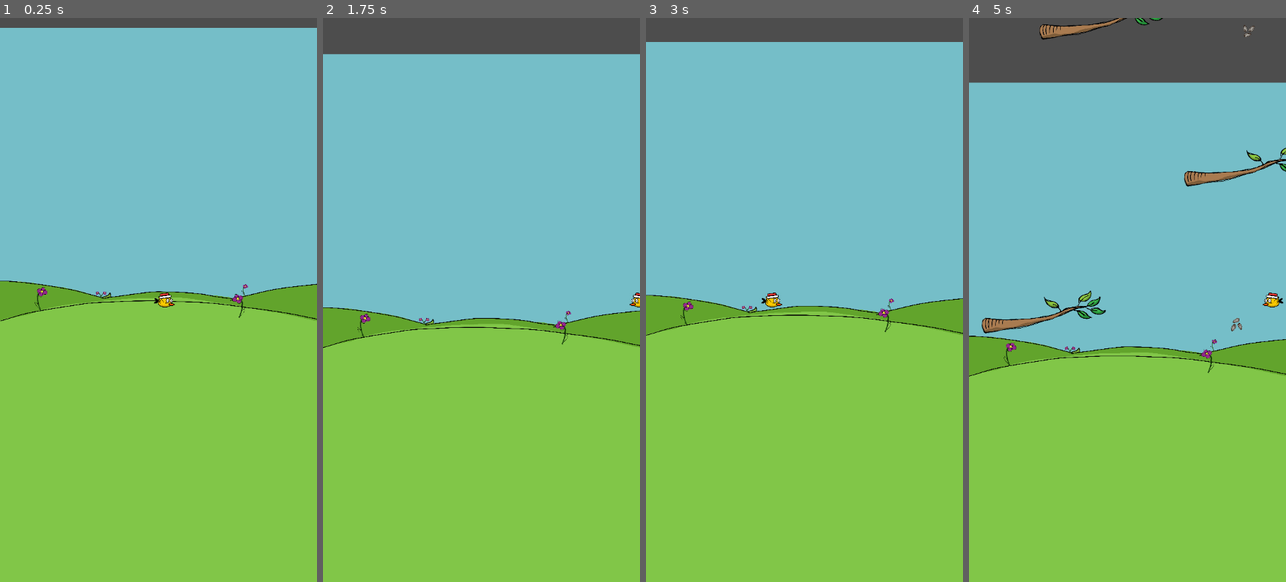
Above: before the commit, frames 1-4 (left to right).
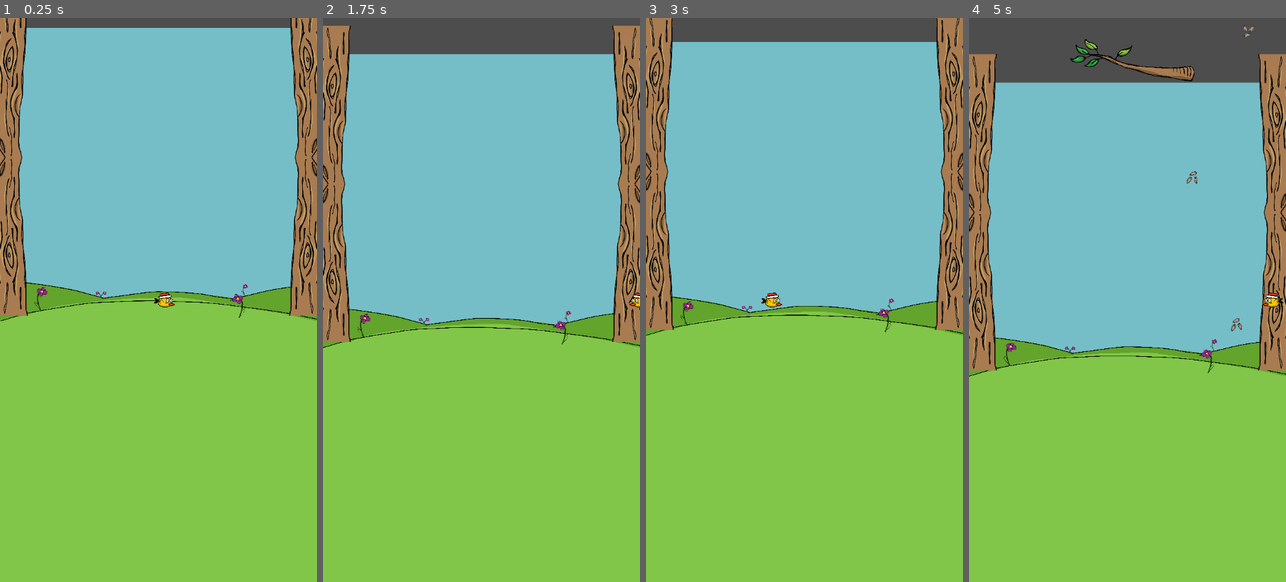
Above: after the commit, the same moments.

Repository: TeoRodriguezC/poyo
Game: Godot game, scene res://nibel.tscn
Two runs of this game, one before a commit and one after it. Both use one fixed random seed, a clock stepped at 60 frames per second and the inputs below.
Inputs:
- Up to frame 1 (0.25 s): no input
- Up to frame 2 (1.75 s): hold Right (movderecha) 0.53-1.28 s; hold Left (movizquierda) from 1.28 s (still down)
- Up to frame 3 (3 s): release Left (movizquierda) at 2.03 s; hold Right (movderecha) from 2.03 s (still down)
- Up to frame 4 (5 s): release Right (movderecha) at 3.53 s; hold Left (movizquierda) from 3.53 s (still down)

The runs differ from the first frame. In frame 1, 7.8% of the frame differs, in the area x 0-100%, y 0-53%; in frame 2, 8.3%; in frame 3, 8.2%; in frame 4, 10%, in the area x 0-100%, y 0-63%.

Commit message:
troncolo
troncolo y ramas q bajan diferentes belocidates

Diff:
--- /dev/null
+++ b/checa los puntos si me muero y esas cosas.gd
@@ -0,0 +1,15 @@
+extends Node
+
+var poyo : Node2D
+var alturapoyo : float
+var alturagrande : int
+func _ready():
+	poyo = get_tree().get_first_node_in_group("poyojuegador")
+
+func _process(delta):
+	alturapoyo = poyo.position.y
+	var alturaint = int (alturapoyo / -10 )
+
+	if(alturagrande < alturaint):
+		alturagrande  = alturaint
+		print(alturagrande)
--- a/nibel.tscn
+++ b/nibel.tscn
@@ -1,12 +1,13 @@
-[gd_scene load_steps=9 format=3 uid="uid://7qo3a0s7rctw"]
+[gd_scene load_steps=10 format=3 uid="uid://7qo3a0s7rctw"]
 
 [ext_resource type="Script" path="res://Camera2D.gd" id="1_33jlh"]
-[ext_resource type="PackedScene" uid="uid://b2tgd7eoknerk" path="res://arbolo.tscn" id="1_s8brp"]
 [ext_resource type="PackedScene" uid="uid://cov2yjk0xyac3" path="res://poyo.tscn" id="2_cfdev"]
 [ext_resource type="PackedScene" uid="uid://b2vm8nhni5dut" path="res://TIRADOR.tscn" id="3_76ypa"]
 [ext_resource type="PackedScene" uid="uid://87lpwkdidpq0" path="res://sib.tscn" id="3_cmojp"]
 [ext_resource type="PackedScene" uid="uid://6jntn27hygak" path="res://ramola.tscn" id="5_scucw"]
 [ext_resource type="Texture2D" uid="uid://cpm4e0psypqbp" path="res://pastovo.png" id="7_twuig"]
+[ext_resource type="PackedScene" uid="uid://cqskgaksmyq15" path="res://paret.tscn" id="8_j1umw"]
+[ext_resource type="Script" path="res://checa los puntos si me muero y esas cosas.gd" id="8_wbvri"]
 
 [sub_resource type="RectangleShape2D" id="RectangleShape2D_s8ahd"]
 size = Vector2(6987.34, 273.883)
@@ -16,29 +17,15 @@
 [node name="Camera2D" type="Camera2D" parent="."]
 script = ExtResource("1_33jlh")
 
-[node name="ARBOLO" parent="." instance=ExtResource("1_s8brp")]
-position = Vector2(-261, 382)
-
 [node name="POYO" parent="." groups=["poyojuegador"] instance=ExtResource("2_cfdev")]
 z_index = 100
 position = Vector2(12, -32)
-
-[node name="ARBOLO2" parent="." instance=ExtResource("1_s8brp")]
-position = Vector2(-271, 10)
-
-[node name="ARBOLO3" parent="." instance=ExtResource("1_s8brp")]
-position = Vector2(259, 196)
-scale = Vector2(-1, 1)
 
 [node name="tirarsib" parent="." instance=ExtResource("3_76ypa")]
 OCJETO = ExtResource("3_cmojp")
 
 [node name="tirarsib2" parent="." instance=ExtResource("3_76ypa")]
 OCJETO = ExtResource("5_scucw")
-
-[node name="RAMOLA" parent="." instance=ExtResource("5_scucw")]
-position = Vector2(-180, 221)
-velocidatsib = 1
 
 [node name="Pastovo" type="Sprite2D" parent="."]
 position = Vector2(1, -205)
@@ -49,7 +36,6 @@
 
 [node name="CollisionShape2D" type="CollisionShape2D" parent="Pastovo/StaticBody2D"]
 position = Vector2(-10.4166, 2258.84)
-scale = Vector2(1, 1)
 shape = SubResource("RectangleShape2D_s8ahd")
 
 [node name="ColorRect" type="ColorRect" parent="Pastovo"]
@@ -59,9 +45,9 @@
 anchor_right = 0.5
 anchor_bottom = 1.164
 offset_left = -7012.0
-offset_top = -3325.6
+offset_top = -3399.6
 offset_right = -3.0
-offset_bottom = 6216.4
+offset_bottom = 6163.4
 color = Color(0.505882, 0.776471, 0.282353, 1)
 
 [node name="ColorRect2" type="ColorRect" parent="Pastovo"]
@@ -71,3 +57,13 @@
 offset_right = 3515.0
 offset_bottom = 2164.0
 color = Color(0.460258, 0.74641, 0.783183, 1)
+
+[node name="checa los puntos si me muero y esas cosas" type="Node" parent="."]
+script = ExtResource("8_wbvri")
+
+[node name="paret" parent="." instance=ExtResource("8_j1umw")]
+position = Vector2(-340, 0)
+
+[node name="paret2" parent="." instance=ExtResource("8_j1umw")]
+position = Vector2(340, 0)
+scale = Vector2(-1, 1)
--- /dev/null
+++ b/paret.tscn
@@ -0,0 +1,16 @@
+[gd_scene load_steps=2 format=3 uid="uid://cqskgaksmyq15"]
+
+[ext_resource type="Texture2D" uid="uid://s0y5fb38lqhy" path="res://troncolo.png" id="1_qhpj7"]
+
+[node name="paret" type="Node2D"]
+
+[node name="Troncolo" type="Sprite2D" parent="."]
+position = Vector2(212.376, -162)
+scale = Vector2(0.330275, 0.330275)
+texture = ExtResource("1_qhpj7")
+
+[node name="Troncolo3" type="Sprite2D" parent="."]
+position = Vector2(212.376, -484)
+scale = Vector2(0.330275, 0.330275)
+texture = ExtResource("1_qhpj7")
+flip_v = true
--- a/ramola.gd
+++ b/ramola.gd
@@ -2,6 +2,10 @@
 @export var velocidatsib = 5
 @onready var sibb = $Sibb
 
-# Called every frame. 'delta' is the elapsed time since the previous frame.
+func _ready():
+	velocidatsib = randf_range(1,6)
+	if(randi_range(0,1)):
+		scale.x = -1
+
 func _process(delta):
 	position.y += velocidatsib
